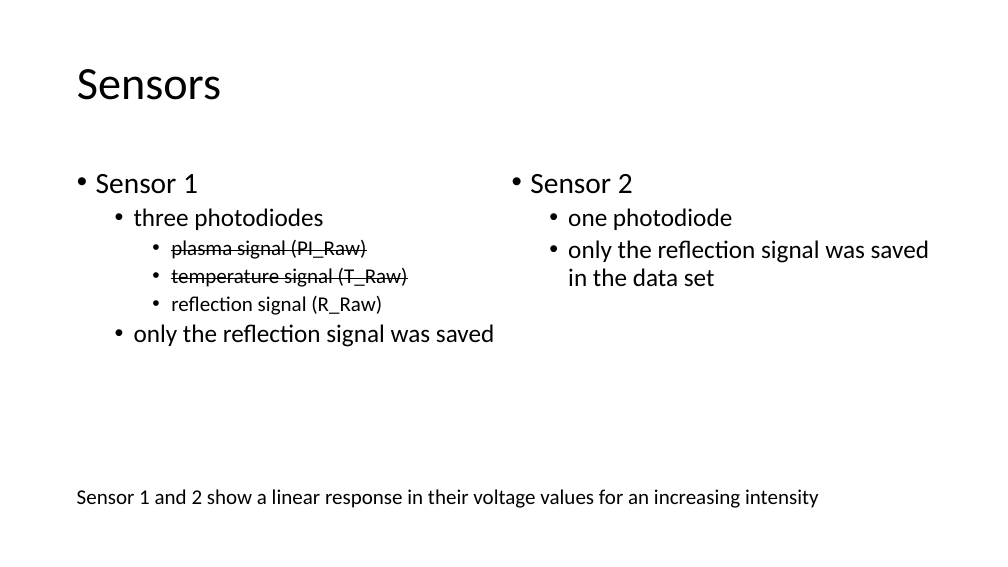
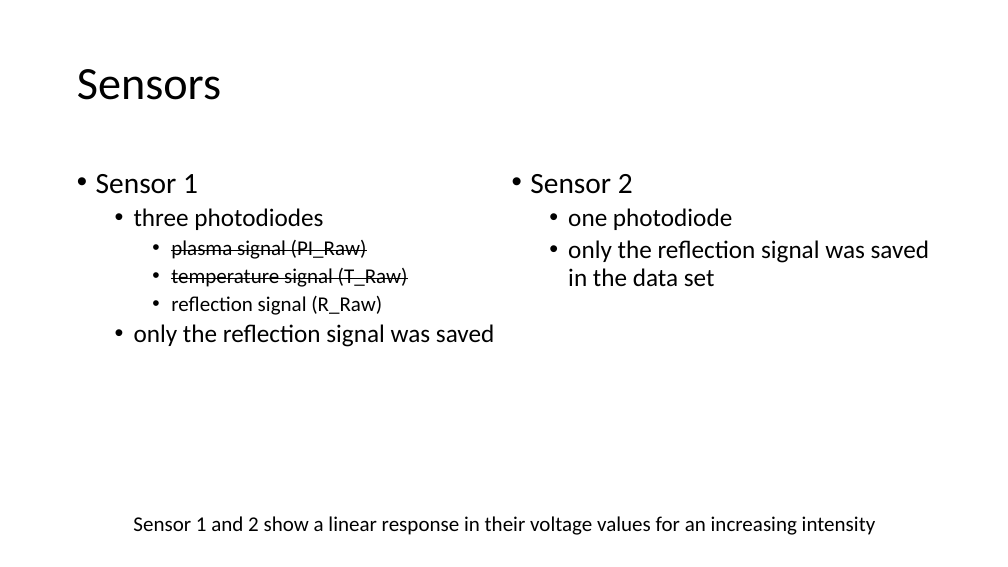
Before and after one commit to JanNalivaika/Predictive-Quality-Battery-TUM, a slide deck: slide 3 of Report/Questions 1.pptx. Drawn at 1008x567 pixels with LibreOffice and Linux fonts; fonts in the diff are those of the drawing. Boxes give left, top, right and bottom in pixels: in the first picture for what was removed or moved away, otherwise in the second. Text is boxed around its words. In the diff, an @@ line names an element or a change of style, - is before the commit and + after.

```diff
--- a/Report/Questions 1.pptx
+++ b/Report/Questions 1.pptx
@@ text "Sensor 1 and 2 show ...": place and size @@
-text "Sensor 1 and 2 show ..." at (77, 489, 819, 508)
+text "Sensor 1 and 2 show ..." at (133, 516, 876, 535)
```
Also in this commit, not shown: 1 other slide changed, 1 slide added, 6 other files.
